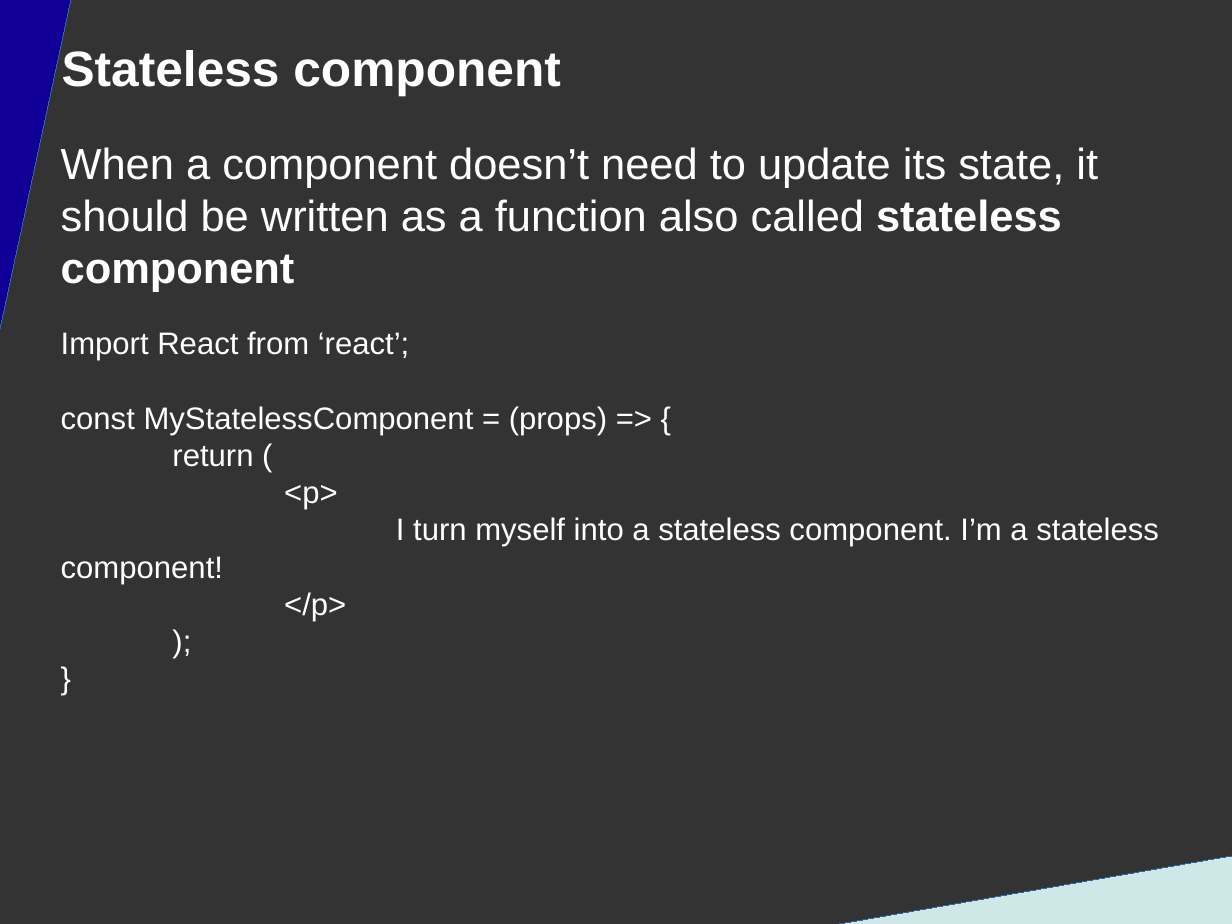
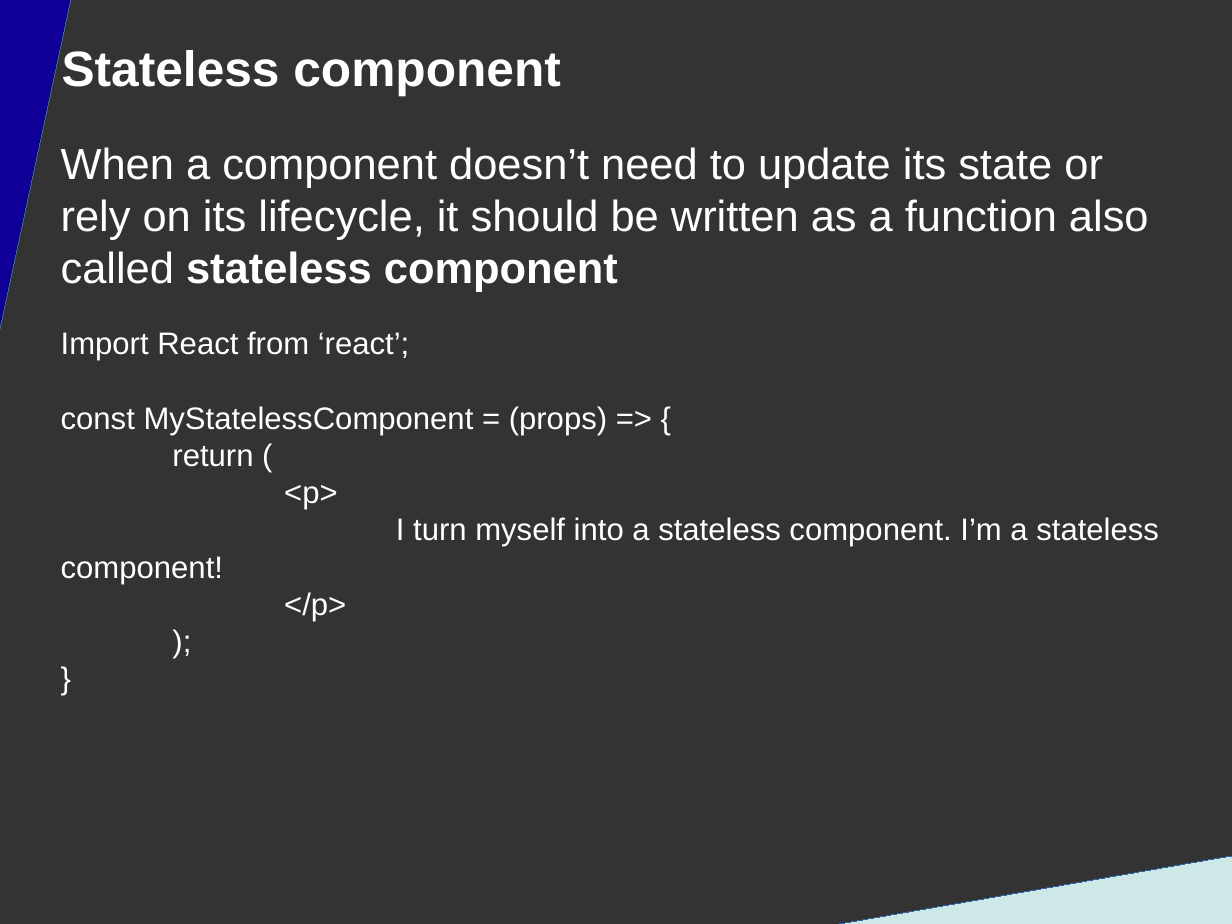
Before and after one commit to DanYellow/presentations, a slide deck: slide 37 of react-redux-101/presentation.odp. Drawn at 1232x924 pixels with LibreOffice and Linux fonts; fonts in the diff are those of the drawing. Boxes give left, top, right and bottom in pixels: in the first picture for what was removed or moved away, otherwise in the second. Text is boxed around its words. In the diff, an @@ line names an element or a change of style, - is before the commit and + after.

```diff
--- a/react-redux-101/presentation.odp
+++ b/react-redux-101/presentation.odp
@@ title at (61,147,1149,292): text changed @@
-When a component doesn’t need to update its state, it should be written as a function also called stateless component
+When a component doesn’t need to update its state or rely on its lifecycle, it should be written as a function also called stateless component
```
Also in this commit, not shown: 1 other slide changed, 1 slide removed, 1 other file.
